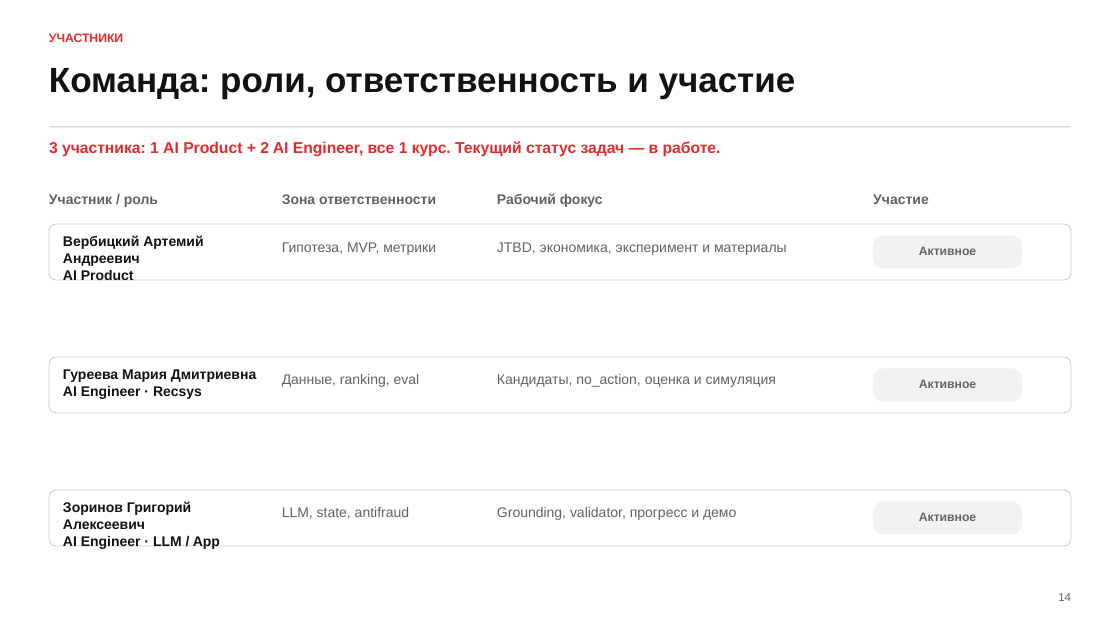
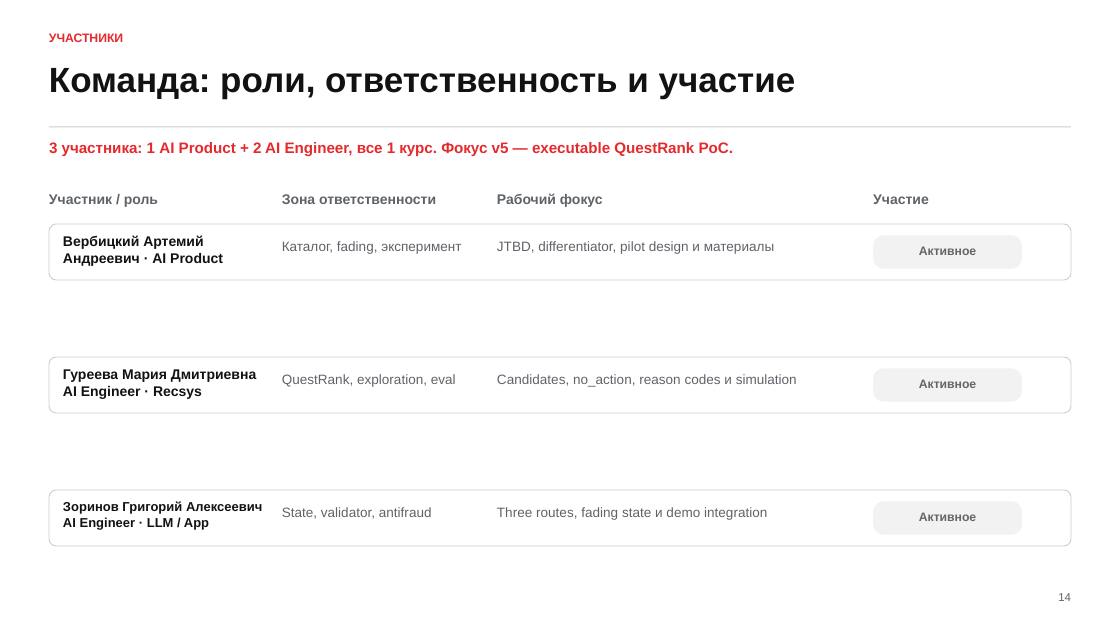
Before and after one commit to m4themagics/x5-loyalty-system, a slide deck: slide 14 of docs/project/deck.pptx. Drawn at 1120x630 pixels with LibreOffice and Linux fonts; fonts in the diff are those of the drawing. Boxes give left, top, right and bottom in pixels: in the first picture for what was removed or moved away, otherwise in the second. Text is boxed around its words. In the diff, an @@ line names an element or a change of style, - is before the commit and + after.

Commit message:
docs: update X5 project materials to v5
Replace the project description, product materials, and deck with the v5
versions, and update the docs index to match.

v5 moves the core from "three personal prizes, pick one, come back for it" to
QuestRank: the policy picks the behavioural lever itself - personal finish,
store co-op, or family relay - together with the minimal reinforcement or
no_action, and reward fading then tests whether the effect survives once the
material reward shrinks. The wheel, the reveal, and a guaranteed item in every
cycle are out of the core.

```diff
--- a/docs/project/deck.pptx
+++ b/docs/project/deck.pptx
@@ text at <box>49,142,733,156</box>: text changed; size 13.5 to 13 pt @@
-3 участника: 1 AI Product + 2 AI Engineer, все 1 курс. Текущий статус задач — в работе.
+3 участника: 1 AI Product + 2 AI Engineer, все 1 курс. Фокус v5 — executable QuestRank PoC.
@@ text at <box>63,235,223,266</box>: text changed @@
-Вербицкий Артемий Андреевич
-AI Product
+Вербицкий Артемий Андреевич · AI Product
@@ text at <box>282,241,461,254</box>: text changed; size 12 to 11.6 pt @@
-Гипотеза, MVP, метрики
+Каталог, fading, эксперимент
@@ text at <box>497,241,774,254</box>: text changed; size 12 to 11.6 pt @@
-JTBD, экономика, эксперимент и материалы
+JTBD, differentiator, pilot design и материалы
@@ text at <box>282,374,456,387</box>: text changed; size 12 to 11.6 pt @@
-Данные, ranking, eval
+QuestRank, exploration, eval
@@ text at <box>497,374,797,387</box>: text changed; size 12 to 11.6 pt @@
-Кандидаты, no_action, оценка и симуляция
+Candidates, no_action, reason codes и simulation
@@ text "Зоринов Григорий Алексеевич" at <box>63,501,262,529</box>: size 12 to 11.1 pt @@
@@ text at <box>282,507,432,519</box>: text changed; size 12 to 11.6 pt @@
-LLM, state, antifraud
+State, validator, antifraud
@@ text at <box>497,507,767,520</box>: text changed; size 12 to 11.6 pt @@
-Grounding, validator, прогресс и демо
+Three routes, fading state и demo integration
```
Also in this commit, not shown: 11 other slides changed, 3 slides added, 3 slides removed, 3 other files.
